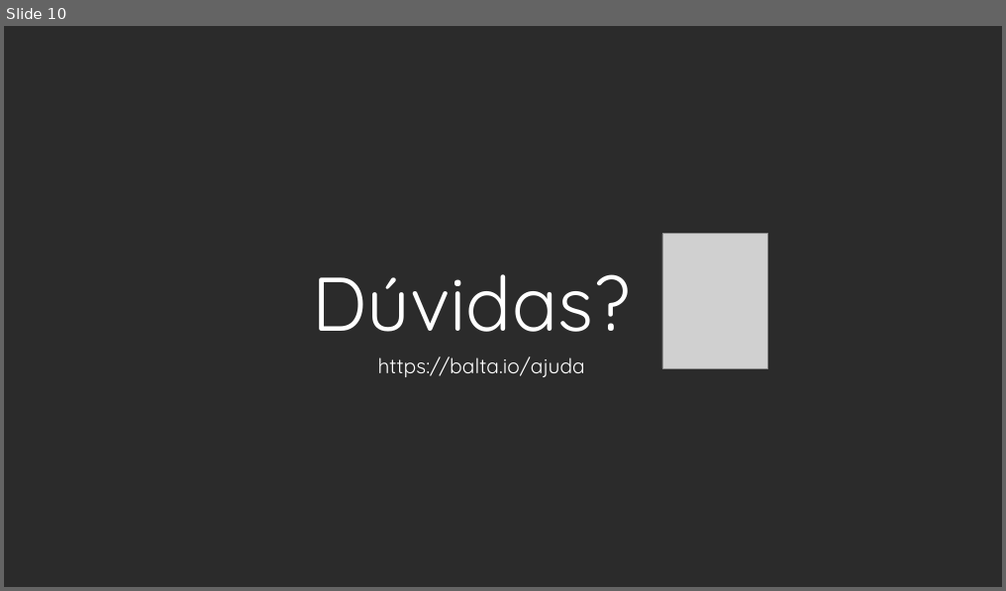
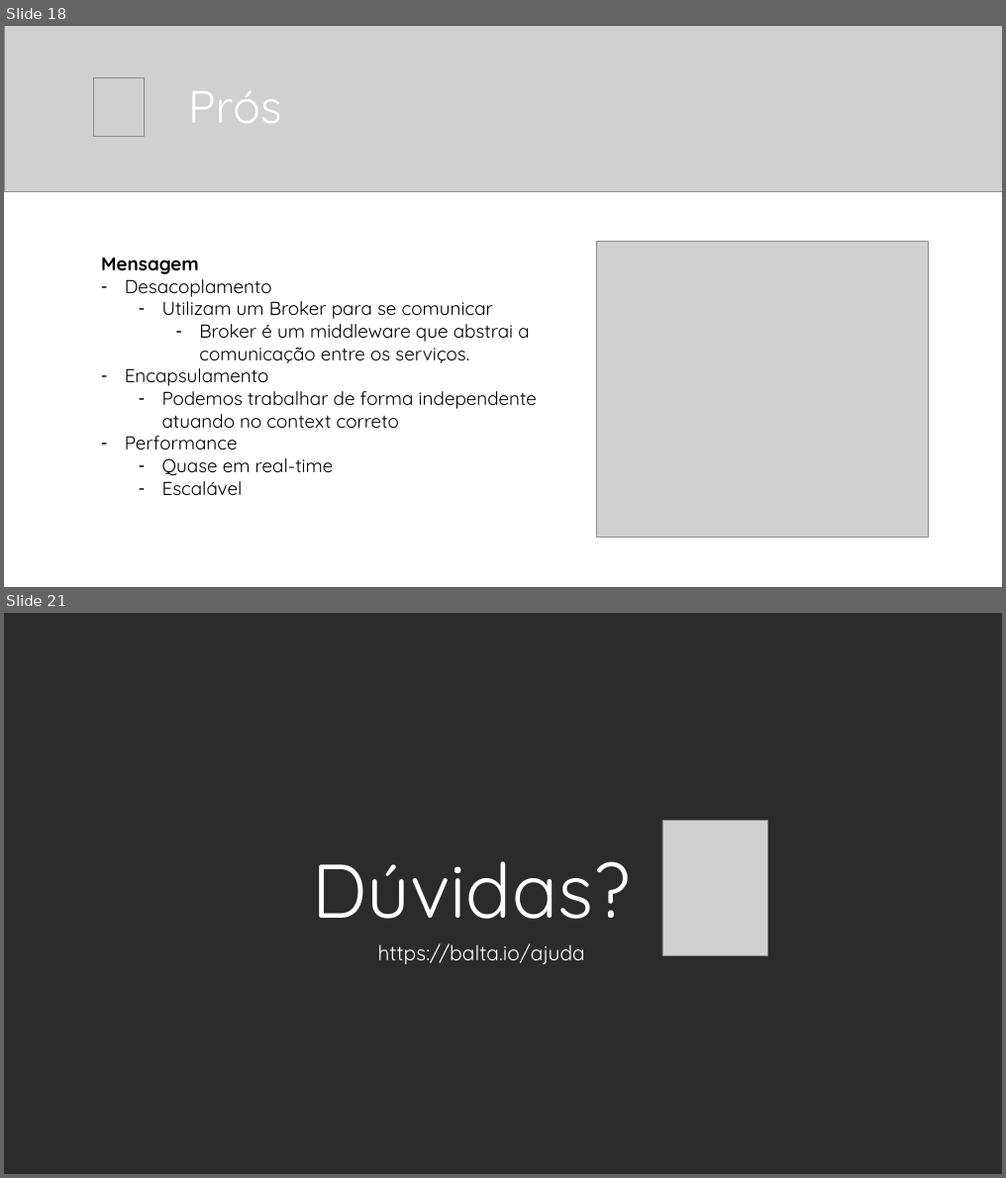
Before and after one commit to balta-io/2810, a slide deck: 2021-08-25_event-driven-architecture.pptx. Shown one above the other, each under a label of ours: slide 10 before the commit, slides 18 and 21 after it; the slides between them are not shown. The pictures are 1006x591 and 1006x1178 pixels, drawn with LibreOffice and Linux fonts; fonts in the diff are those of the drawing; grey boxes stand for pictures; background and template pictures are left out; a plain dark background stands for a picture behind light text. Boxes give left, top, right and bottom in pixels: in the first picture for what was removed or moved away, otherwise in the second. Text is boxed around its words. In the diff, an @@ line names an element or a change of style, - is before the commit and + after.

```diff
--- a/2021-08-25_event-driven-architecture.pptx
+++ b/2021-08-25_event-driven-architecture.pptx
@@ slide 18 added at <box>4,26,1002,587</box>, background #FFFFFF @@
@@ picture added at <box>4,26,1002,191</box> @@
@@ picture added at <box>94,78,144,136</box> @@
@@ title added at <box>188,91,281,123</box>, 44 pt, text #FFFFFF @@
+Prós
@@ text added at <box>101,257,537,496</box>, 18 pt, text #000000 @@
+Mensagem
+– Desacoplamento
+  – Utilizam um Broker para se comunicar
+    – Broker é um middleware que abstrai a comunicação entre os serviços.
+– Encapsulamento
+  – Podemos trabalhar de forma independente atuando no context correto
+– Performance
+  – Quase em real-time
+  – Escalável
@@ picture added at <box>596,242,928,537</box> @@
@@ what was slide 10 is now slide 21 @@
```
Also in this commit, not shown: 10 other slides added.
